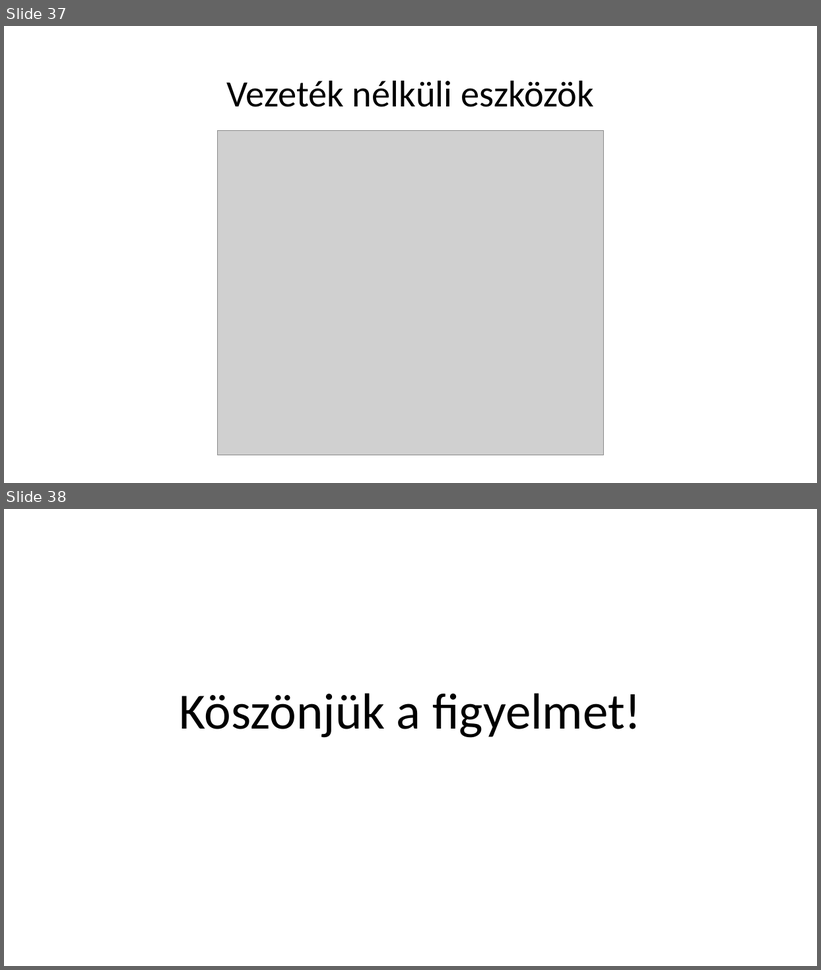
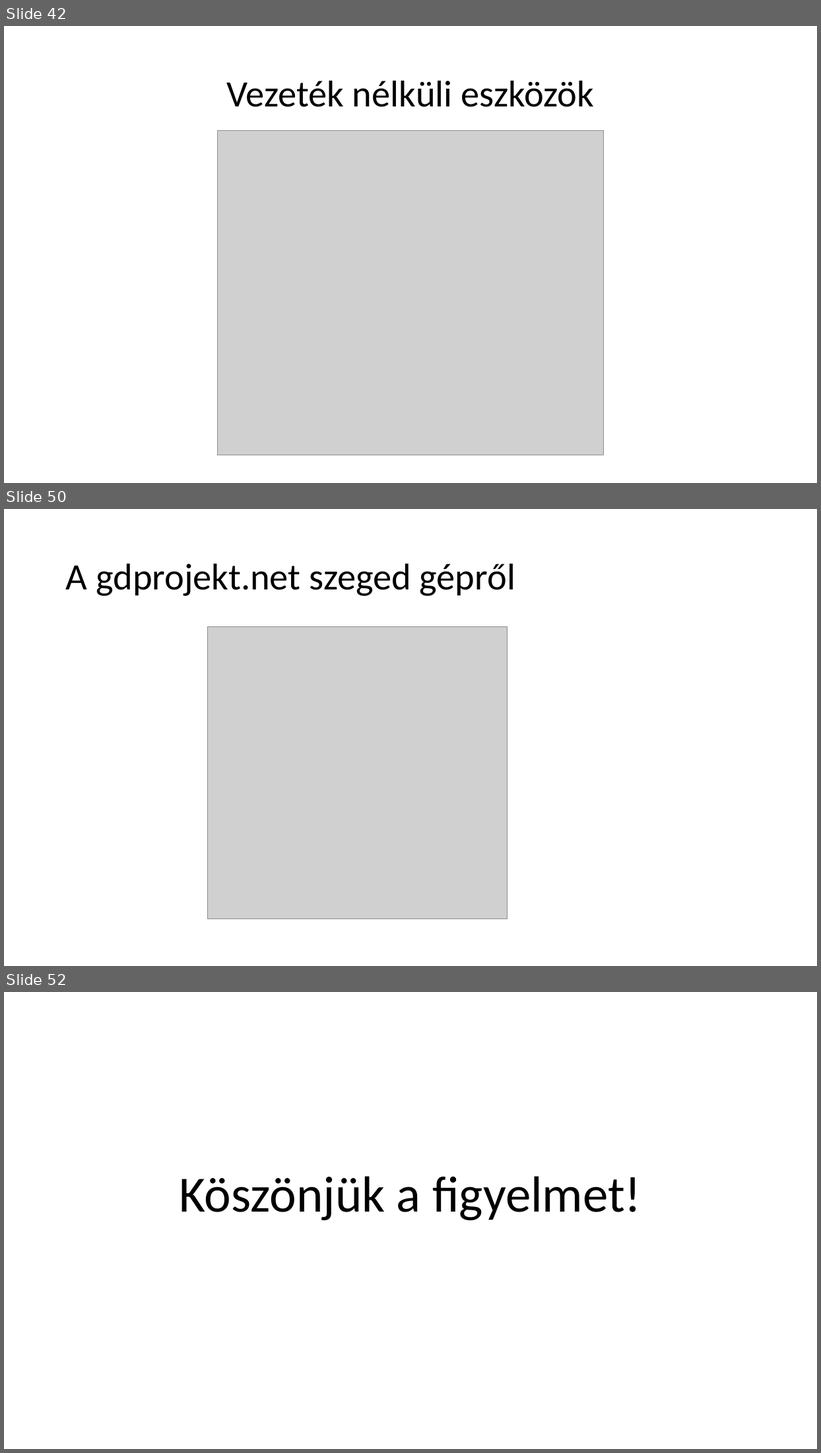
Before and after one commit to I-Izumi/School-project-network, a slide deck: Prezentációk/School_projects_ppt.pptx. Shown one above the other, each under a label of ours: slides 37 and 38 before the commit, slides 42, 50 and 52 after it; the slides between them are not shown. The pictures are 821x970 and 821x1453 pixels, drawn with LibreOffice and Linux fonts; fonts in the diff are those of the drawing; grey boxes stand for pictures. Boxes give left, top, right and bottom in pixels: in the first picture for what was removed or moved away, otherwise in the second. Text is boxed around its words. In the diff, an @@ line names an element or a change of style, - is before the commit and + after.

Commit message:
szeged, ikso és hálózat ellenőrzés megcsinálva

```diff
--- a/Prezentációk/School_projects_ppt.pptx
+++ b/Prezentációk/School_projects_ppt.pptx
@@ slide 50 added at [4, 509, 817, 966], background #FFFFFF @@
@@ title added at [66, 563, 516, 596], 44 pt, text #000000 @@
+A gdprojekt.net szeged gépről
@@ picture added at [208, 627, 507, 920] @@
@@ what was slide 37 is now slide 42 @@
@@ what was slide 38 is now slide 52 @@
```
Also in this commit, not shown: 14 other slides added, 1 slide removed.
